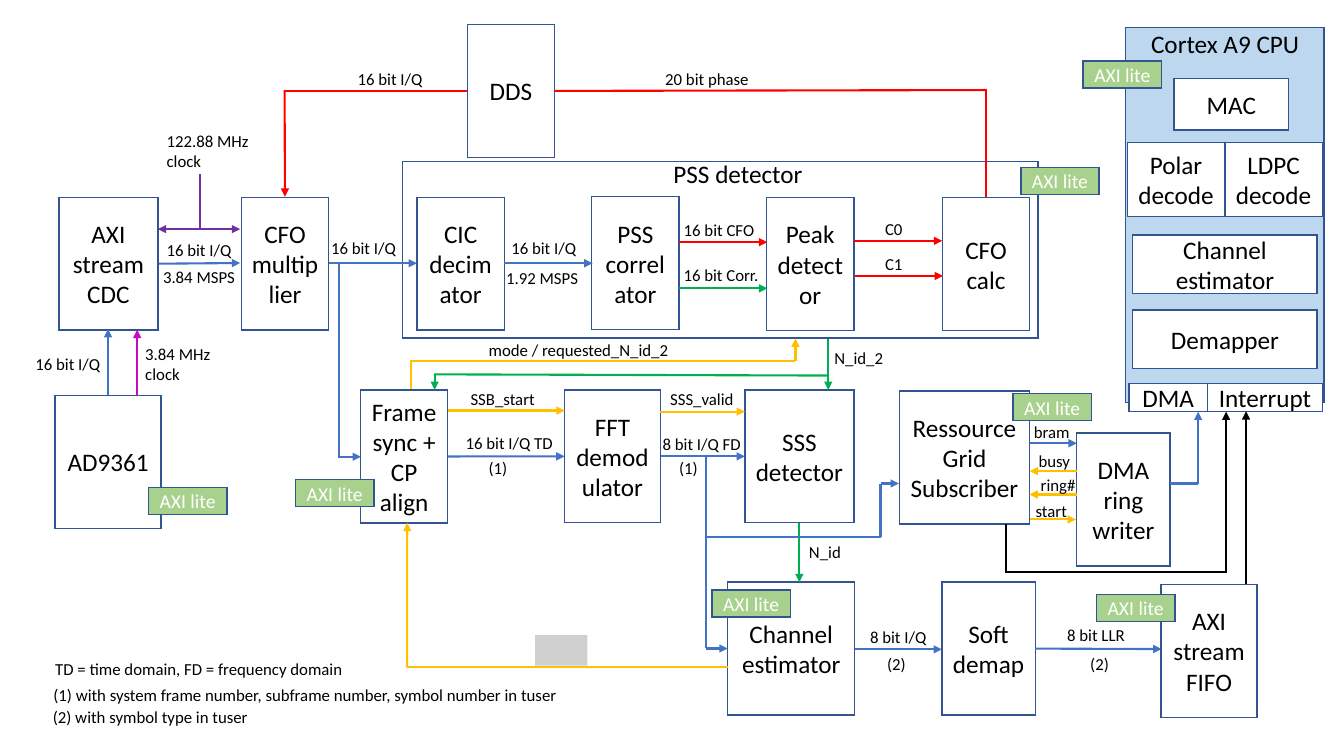
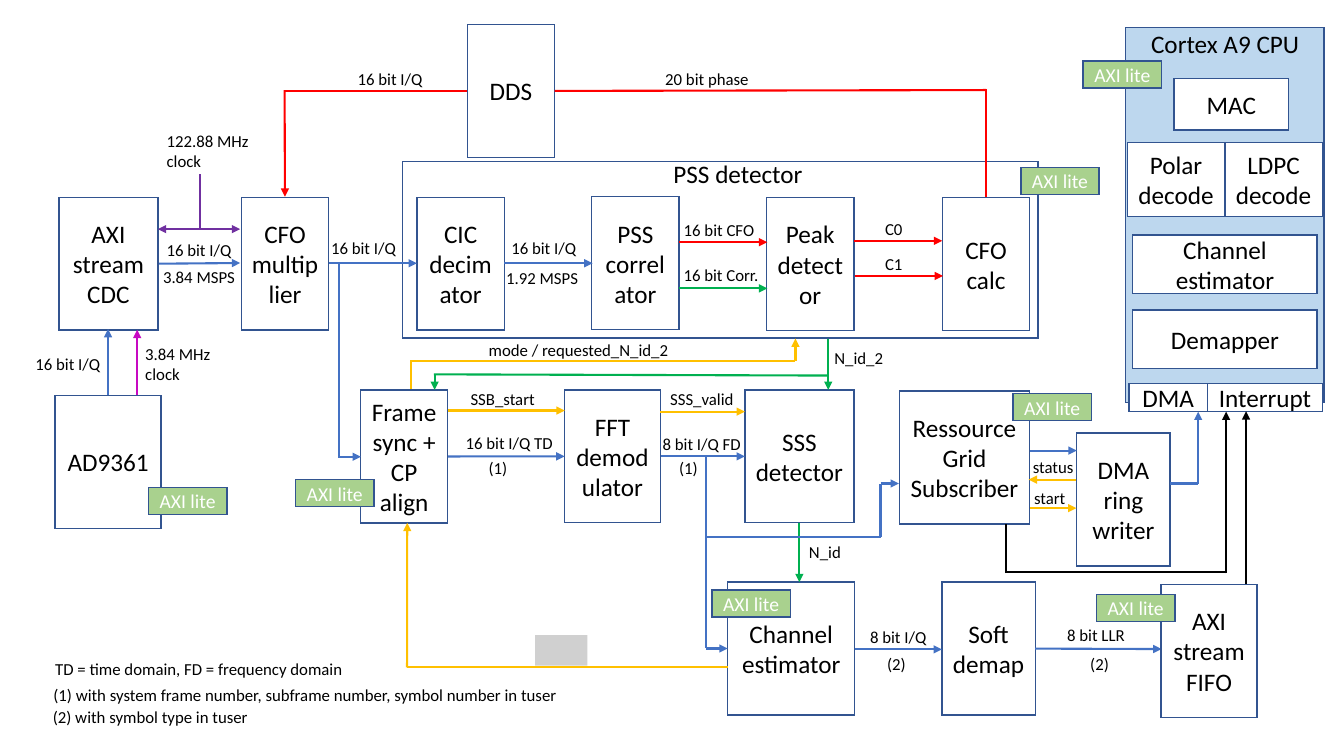
Before and after one commit to catkira/open5G_phy, a slide deck: slide 1 of doc/overview.pptx. Drawn at 1344x756 pixels with LibreOffice and Linux fonts; fonts in the diff are those of the drawing; grey boxes stand for pictures. Boxes give left, top, right and bottom in pixels: in the first picture for what was removed or moved away, otherwise in the second. Text is boxed around its words. In the diff, an @@ line names an element or a change of style, - is before the commit and + after.

Commit message:
started to implement ressource grid subscriber and axi ring writer

```diff
--- a/doc/overview.pptx
+++ b/doc/overview.pptx
@@ text removed at [1034,426,1070,443] @@
-bram
@@ arrow moved from (1030, 444) - (1077, 444) to (1030, 451) - (1077, 451) @@
@@ text at [1033,462,1074,477]: text changed @@
-busy
+status
@@ text removed at [1041,479,1076,495] @@
-ring#
@@ text "start": place and size @@
-text "start" at [1036,506,1067,520]
+text "start" at [1034,493,1065,508]
@@ arrow moved from (1077, 471) - (1030, 471) to (1076, 480) - (1029, 480) @@
@@ arrow removed from (1077, 495) to (1029, 495) @@
@@ arrow moved from (1030, 519) - (1077, 519) to (1030, 508) - (1077, 508) @@
```
Also in this commit, not shown: 3 other files.
